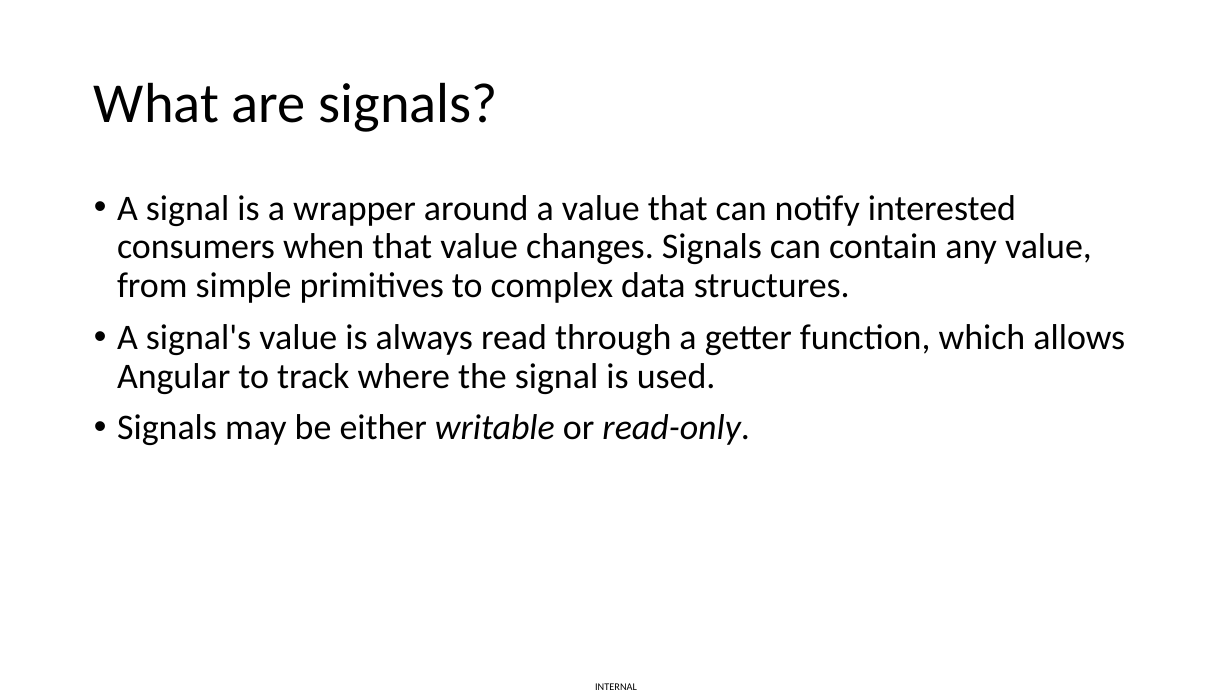
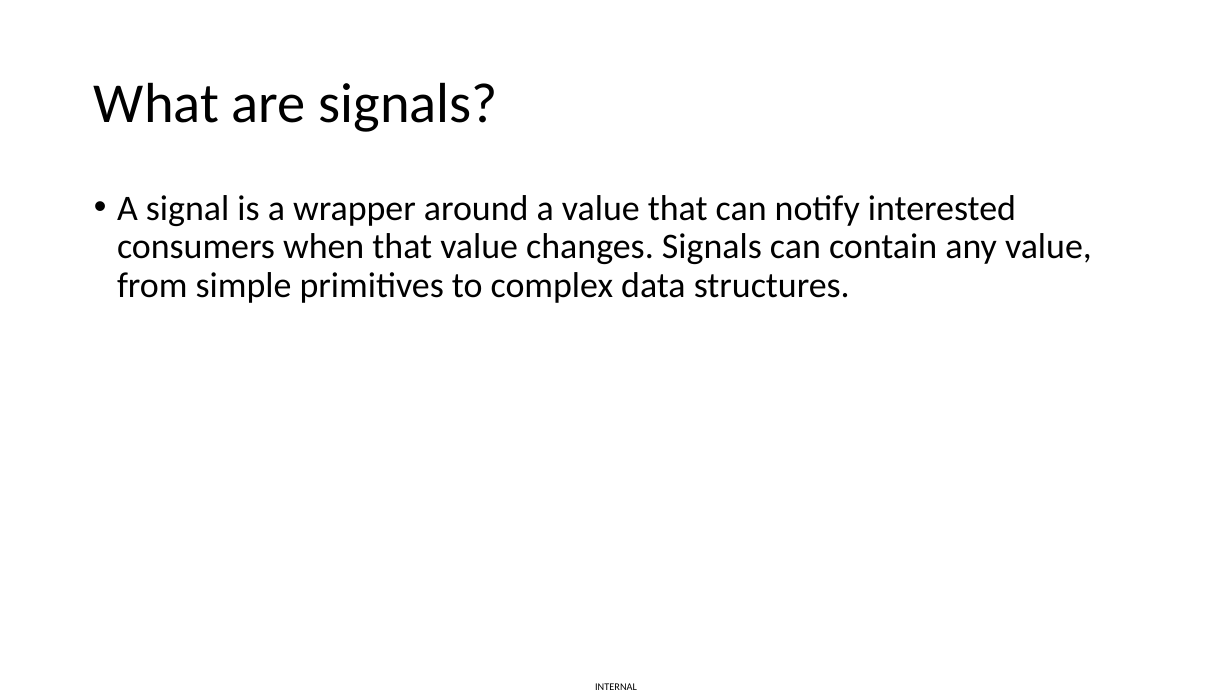
Before and after one commit to vuthaphai/ng-v16-new-features, a slide deck: slide 5 of Angular v16.pptx. Drawn at 1232x693 pixels with LibreOffice and Linux fonts; fonts in the diff are those of the drawing. Boxes give left, top, right and bottom in pixels: in the first picture for what was removed or moved away, otherwise in the second. Text is boxed around its words. In the diff, an @@ line names an element or a change of style, - is before the commit and + after.

Commit message:
basic signal

```diff
--- a/Angular v16.pptx
+++ b/Angular v16.pptx
@@ text at (117, 324, 1125, 445): paragraphs removed @@
-• A signal's value is always read through a getter function, which allows Angular to track where the signal is used.
-• Signals may be either writable or read-only.
```
Also in this commit, not shown: 1 slide added, 1 slide removed, 2 other files.
